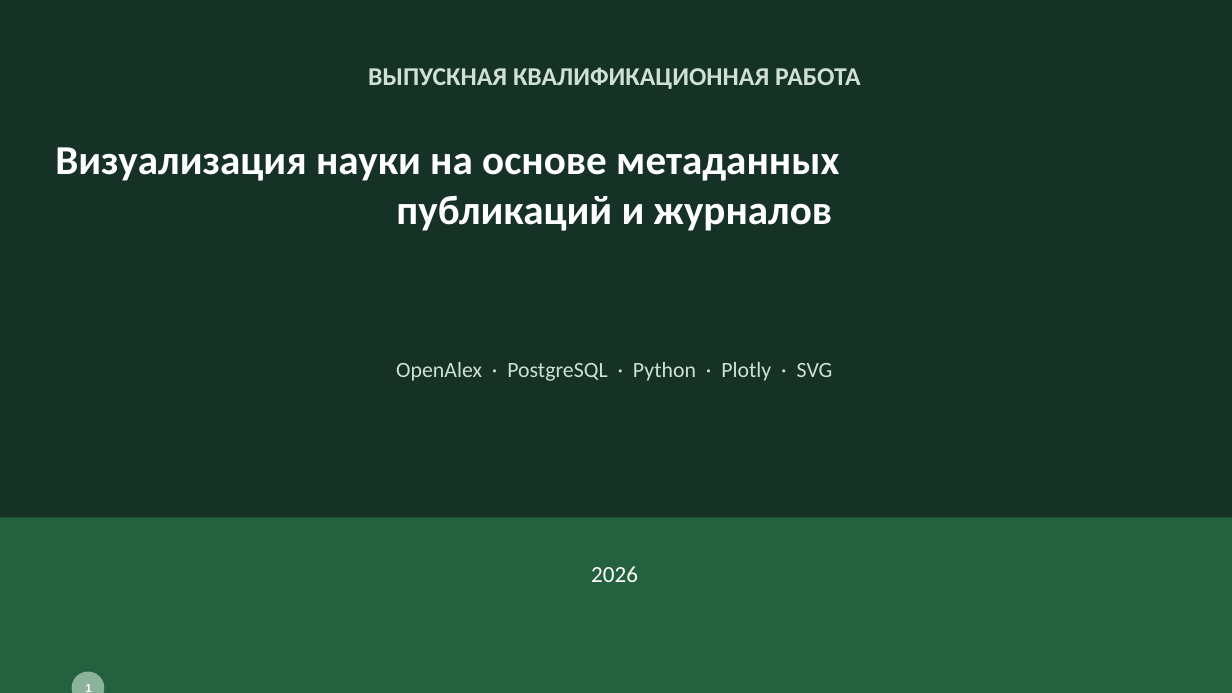
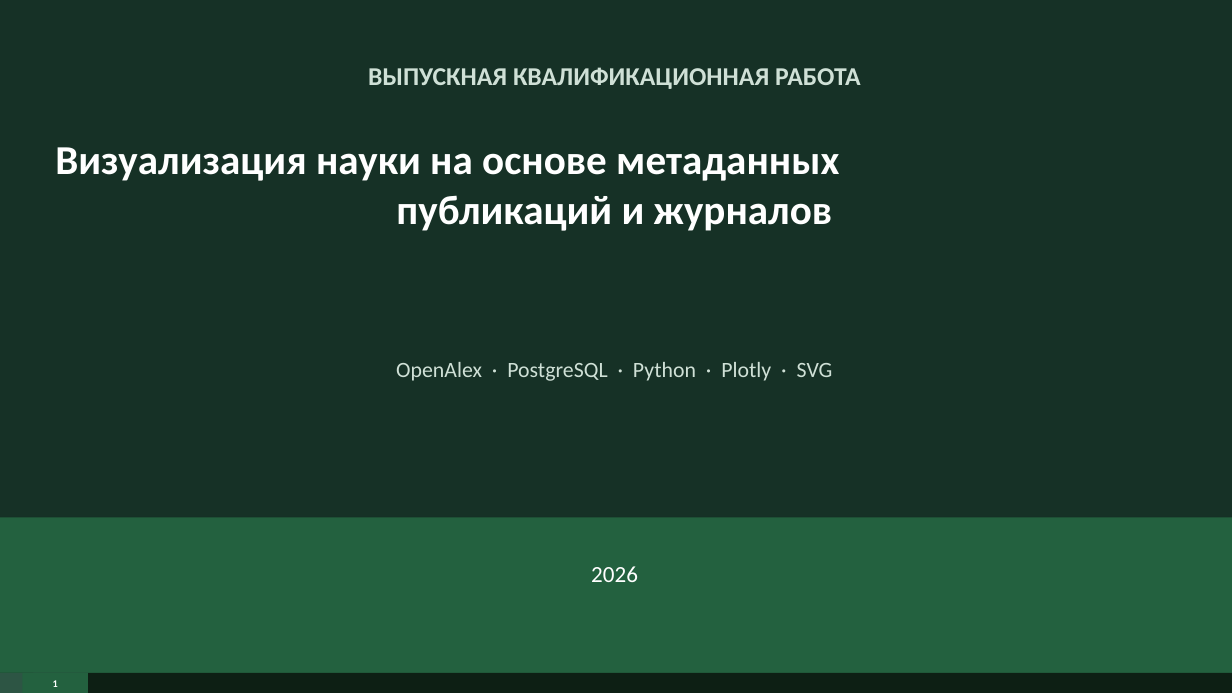
Before and after one commit to surnova2703/muiv3year, a slide deck: slide 1 of docs/Визуализация науки на основе метаданных публикаций и журналов.pptx. Drawn at 1232x693 pixels with LibreOffice and Linux fonts; fonts in the diff are those of the drawing. Boxes give left, top, right and bottom in pixels: in the first picture for what was removed or moved away, otherwise in the second. Text is boxed around its words. In the diff, an @@ line names an element or a change of style, - is before the commit and + after.

```diff
--- a/docs/Визуализация науки на основе метаданных публикаций и журналов.pptx
+++ b/docs/Визуализация науки на основе метаданных публикаций и журналов.pptx
@@ rectangle added at (0,673,1232,693), fill #0D1F14 @@
@@ rectangle added at (0,673,88,693), fill #2D5544 @@
@@ rectangle "1": place and size @@
-rectangle "1" at (71,672,104,693)
+rectangle "1" at (22,673,88,693)
@@ rectangle "1" at (22,673,88,693): size 9 to 8 pt, font Arial to Calibri; ellipse to rectangle; fill none to #23613F @@
@@ rectangle added at (33,673,88,693), fill #3A6B55 @@
```
Also in this commit, not shown: 13 other slides changed.
